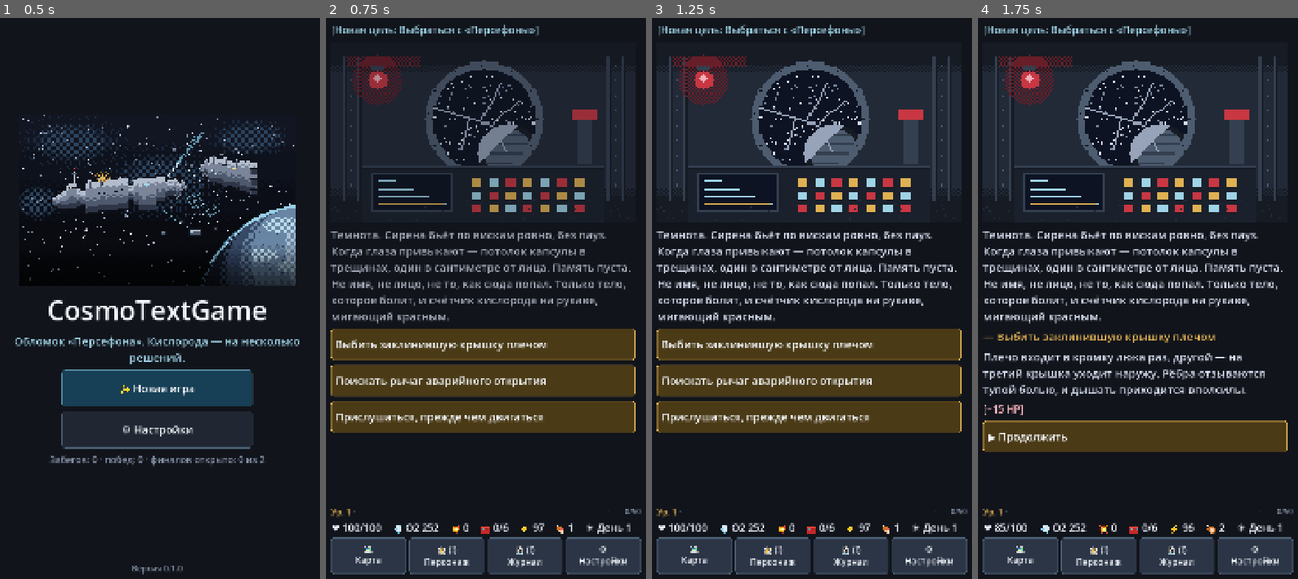
Above: before the commit, frames 1-4 (left to right).
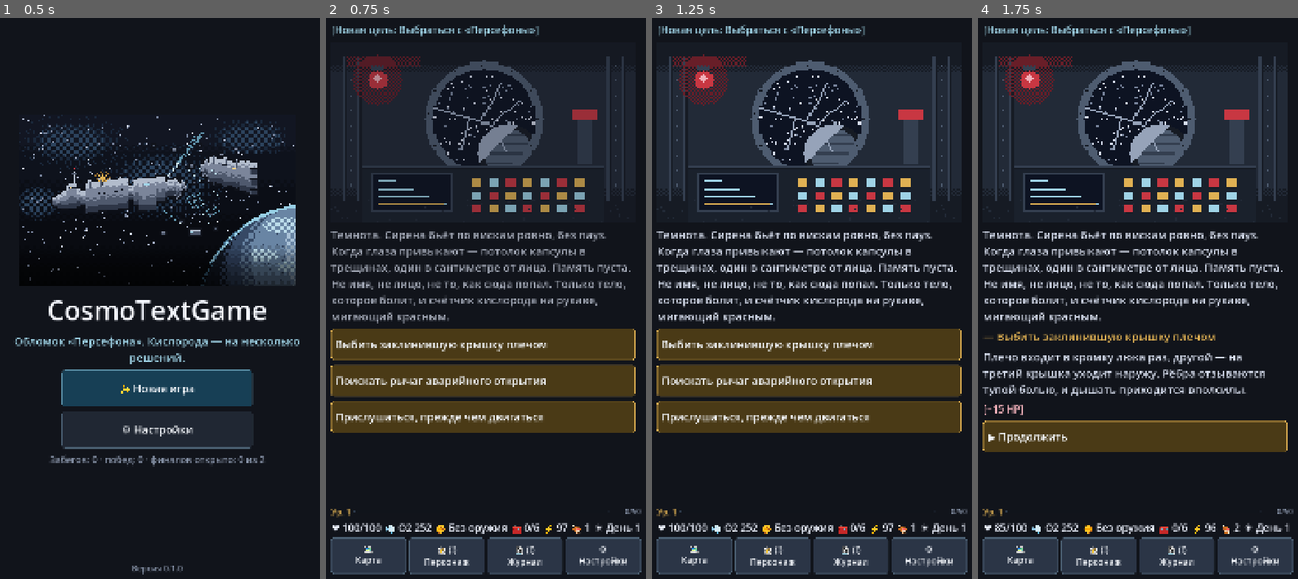
Above: after the commit, the same moments.

Repository: Frederick1122/CosmosText
Game: Godot game, scene res://scenes/Game.tscn
The game is run twice, just before and just after one commit, with the same random seed, the same clock (stepped at 60 frames per second) and the same inputs.
Inputs:
- Up to frame 1 (0.5 s): no input
- Up to frame 2 (0.75 s): click "✨ Новая игра" at 0.5 s
- Up to frame 3 (1.25 s): no input
- Up to frame 4 (1.75 s): click "Выбить заклинившую крышку пле…" at 1.25 s

Frame 1 is identical in both runs. In frame 2, 0.8% of the frame differs, in the area x 18-98%, y 90-92%; in frame 3, 0.8%; in frame 4, 0.8%, in the area x 16-98%, y 90-92%.

Commit message:
HUD: вместо патронов — оружие в руках, патроны только при огнестреле

Diff:
--- a/autoload/CharacterSystem.gd
+++ b/autoload/CharacterSystem.gd
@@ -71,6 +71,12 @@
 	return item_id != "" and equipment.values().has(item_id)
 
 
+## В руках огнестрел (предмет с "firearm": true) — стрелять можно, патроны
+## имеют смысл (бой, HUD).
+func has_firearm() -> bool:
+	return bool(InventorySystem.get_item_data(get_equipped("arms")).get("firearm", false))
+
+
 ## Надеть предмет из сумки; прежний предмет слота уходит в сумку.
 ## Возвращает текст ошибки или "" при успехе.
 func equip(item_id: String) -> String:
--- a/autoload/CombatSystem.gd
+++ b/autoload/CombatSystem.gd
@@ -197,7 +197,7 @@
 func get_available_moves() -> Array:
 	var moves: Array = []
 	# Стрелять можно только из огнестрела в руках (предмет с "firearm": true) и при патронах.
-	var firearm := _has_firearm()
+	var firearm := CharacterSystem.has_firearm()
 	var shoot_reason := "Нет патронов" if firearm else "Нет огнестрела в руках"
 	moves.append(_move_entry("shoot", "Выстрелить (патронов: %d)" % ResourceSystem.ammo,
 		firearm and ResourceSystem.ammo > 0, shoot_reason))
@@ -570,7 +570,7 @@
 		result.append("В защите")
 	if ResourceSystem.hp * 4 <= ResourceSystem.max_hp:
 		result.append("Тяжело ранен")
-	if _has_firearm() and ResourceSystem.ammo <= 0:
+	if CharacterSystem.has_firearm() and ResourceSystem.ammo <= 0:
 		result.append("Без патронов")
 	if _holding_debris:
 		result.append("Обломок в руке")
@@ -597,10 +597,6 @@
 func _player_weapon_name() -> String:
 	var weapon := CharacterSystem.get_equipped_name("arms")
 	return weapon if weapon != "" else "голые руки"
-
-
-func _has_firearm() -> bool:
-	return bool(InventorySystem.get_item_data(CharacterSystem.get_equipped("arms")).get("firearm", false))
 
 
 func _available_specials() -> Array:
--- a/scenes/Game.gd
+++ b/scenes/Game.gd
@@ -28,7 +28,8 @@
 var content_scroll: ScrollContainer
 var hp_label: Label
 var o2_label: Label
-var ammo_label: Label
+## Оружие в руках; патроны — только при огнестреле.
+var weapon_label: Label
 var bag_label: Label
 ## Силы, голод и день (NeedsSystem).
 var energy_label: Label
@@ -123,7 +124,8 @@
 	hud.add_child(stats_row)
 	hp_label = _make_hud_label()
 	o2_label = _make_hud_label()
-	ammo_label = _make_hud_label()
+	weapon_label = _make_hud_label()
+	weapon_label.name = "WeaponLabel"
 	bag_label = _make_hud_label()
 	bag_label.name = "BagLabel"
 	energy_label = _make_hud_label()
@@ -477,7 +479,9 @@
 	var o2i := int(ResourceSystem.o2)
 	o2_label.text = "💨 O2 %d" % o2i
 	o2_label.add_theme_color_override("font_color", UiKit.BAD_COLOR if o2i <= ResourceSystem.LOW_O2 else Color("#eef3ff"))
-	ammo_label.text = "💥 %d" % ResourceSystem.ammo
+	weapon_label.text = _weapon_text()
+	weapon_label.add_theme_color_override("font_color",
+		UiKit.BAD_COLOR if CharacterSystem.has_firearm() and ResourceSystem.ammo <= 0 else Color("#eef3ff"))
 	bag_label.text = "🧰 %d/%d" % [InventorySystem.used_slots(), InventorySystem.max_slots]
 	energy_label.text = "⚡ %d" % roundi(NeedsSystem.energy)
 	energy_label.add_theme_color_override("font_color", UiKit.BAD_COLOR if NeedsSystem.is_tired() else Color("#eef3ff"))
@@ -488,7 +492,18 @@
 
 
 func _hud_labels() -> Array:
-	return [hp_label, o2_label, ammo_label, bag_label, energy_label, hunger_label, day_label]
+	return [hp_label, o2_label, weapon_label, bag_label, energy_label, hunger_label, day_label]
+
+
+## «⚔️ Обломок трубы», «⚔️ Табельный пистолет · 💥 6», «✊ Без оружия»:
+## патроны без огнестрела ни к чему, их не показываем.
+func _weapon_text() -> String:
+	var weapon := CharacterSystem.get_equipped_name("arms")
+	if weapon == "":
+		return "✊ Без оружия"
+	if CharacterSystem.has_firearm():
+		return "⚔️ %s · 💥 %d" % [weapon, ResourceSystem.ammo]
+	return "⚔️ " + weapon
 
 
 ## Вырубился посреди карты — ленты там не видно, причина пишется под картой.
Not shown, changed: docs/ARCHITECTURE.md
Not shown, changed: docs/DEVELOPMENT.md
